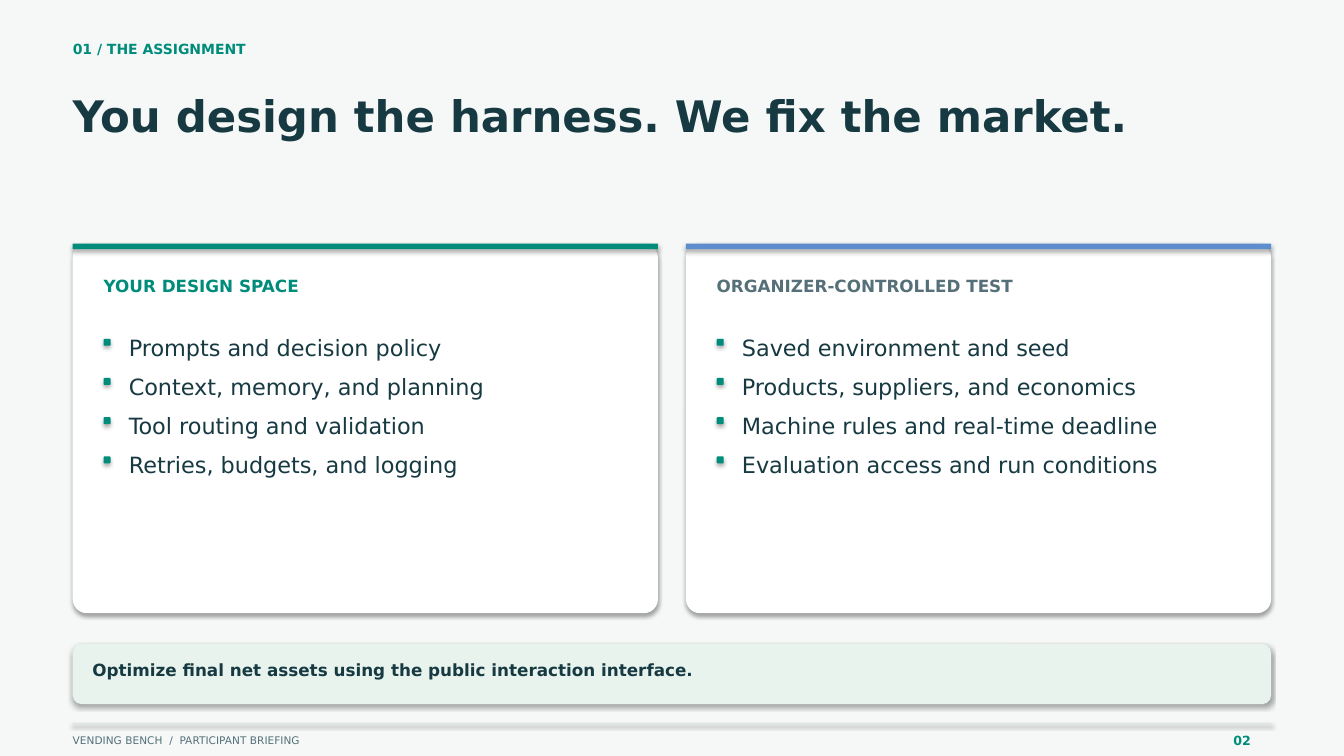
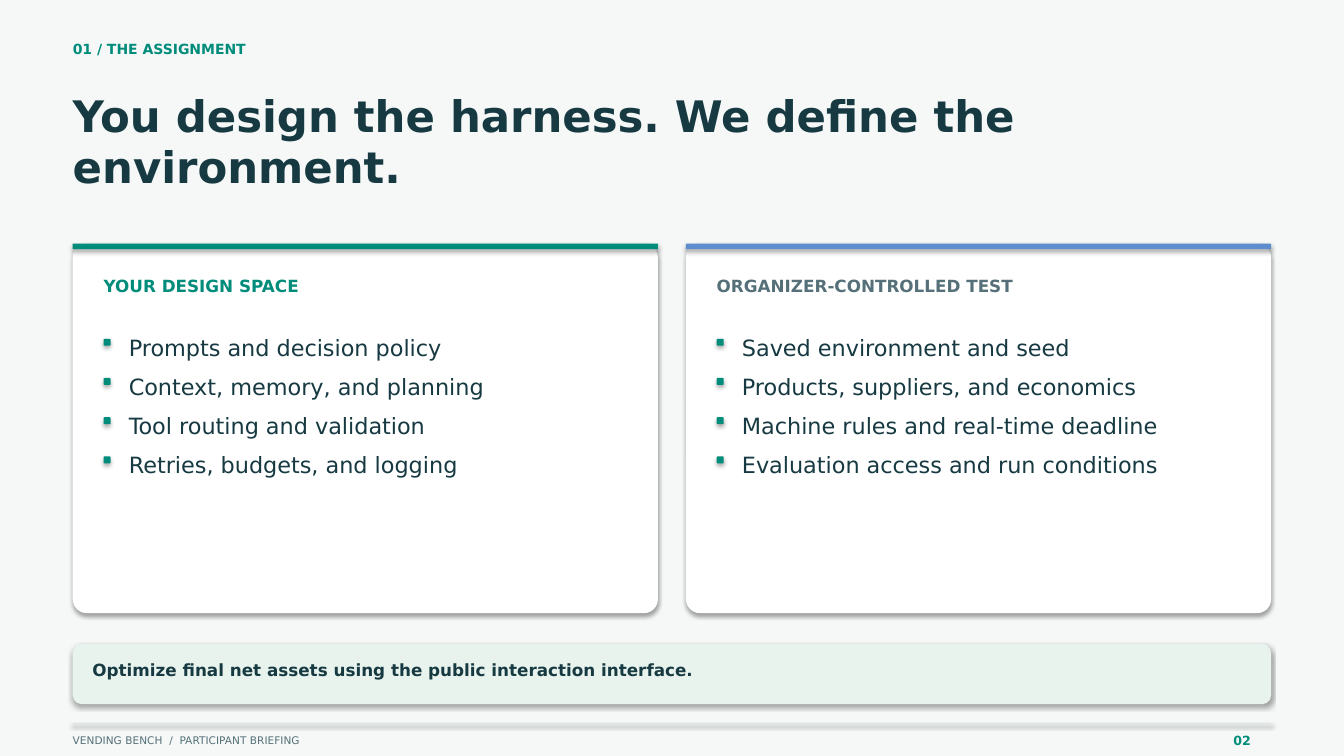
Before and after one commit to adriankhy93/VendingBenchSimplified, a slide deck: slide 2 of presentations/participant-briefing.pptx. Drawn at 1344x756 pixels with LibreOffice and Linux fonts; fonts in the diff are those of the drawing. Boxes give left, top, right and bottom in pixels: in the first picture for what was removed or moved away, otherwise in the second. Text is boxed around its words. In the diff, an @@ line names an element or a change of style, - is before the commit and + after.

```diff
--- a/presentations/participant-briefing.pptx
+++ b/presentations/participant-briefing.pptx
@@ text at (73,99,1015,184): text changed @@
-You design the harness. We fix the market.
+You design the harness. We define the
+environment.
```
Also in this commit, not shown: 11 other slides changed, 2 slides added, 2 slides removed, 43 other files.
